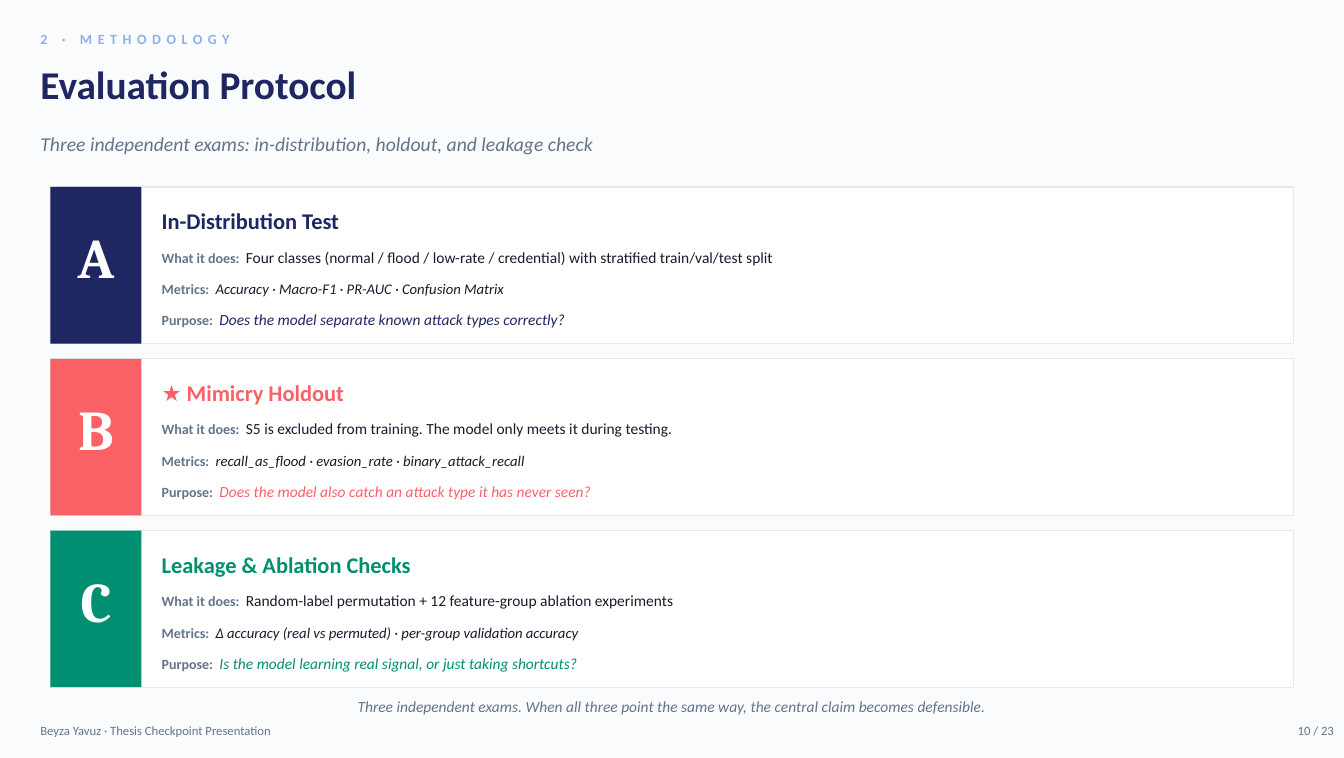
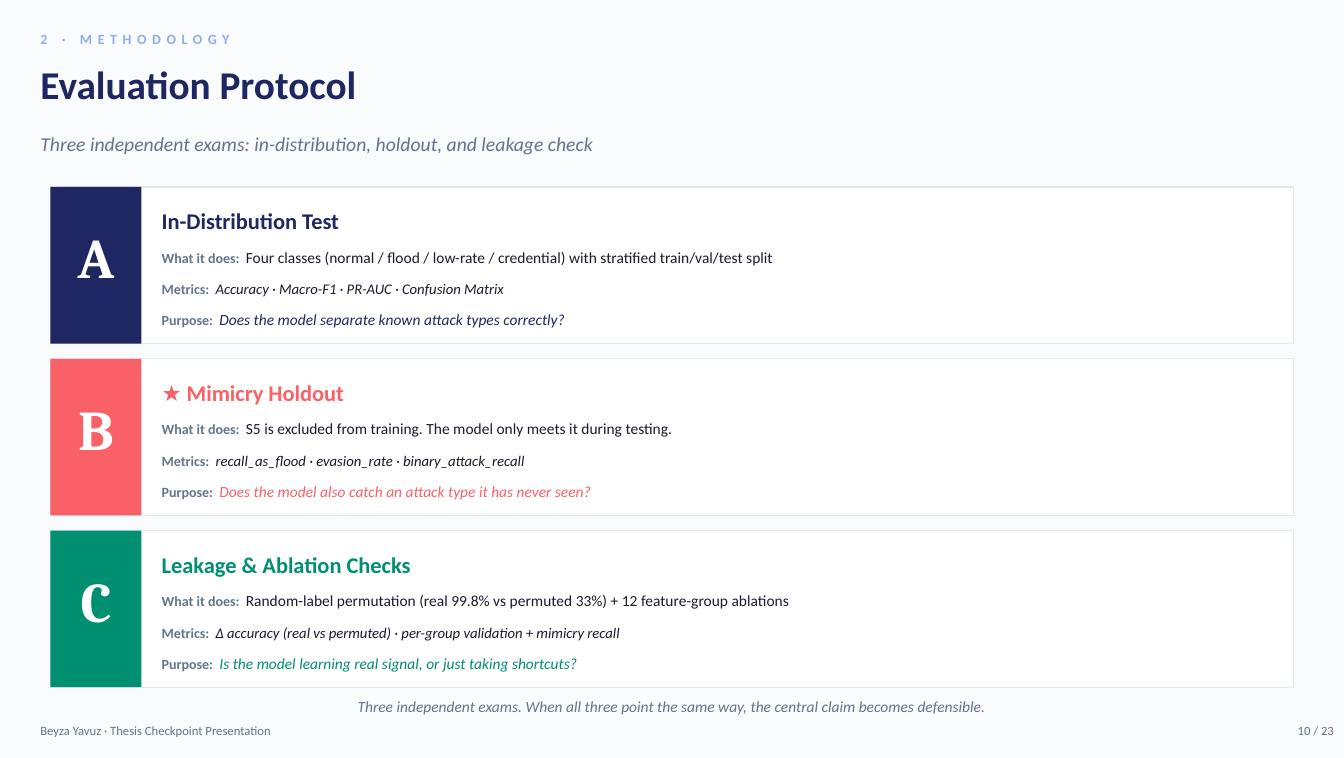
Before and after one commit to beyyzayyavuz/auth-nest-01, a slide deck: slide 10 of Thesis_Checkpoint_Presentation.pptx. Drawn at 1344x758 pixels with LibreOffice and Linux fonts; fonts in the diff are those of the drawing. Boxes give left, top, right and bottom in pixels: in the first picture for what was removed or moved away, otherwise in the second. Text is boxed around its words. In the diff, an @@ line names an element or a change of style, - is before the commit and + after.

```diff
--- a/Thesis_Checkpoint_Presentation.pptx
+++ b/Thesis_Checkpoint_Presentation.pptx
@@ text at (x1=162, y1=595, x2=789, y2=609): text changed @@
-What it does: Random-label permutation + 12 feature-group ablation experiments
+What it does: Random-label permutation (real 99.8% vs permuted 33%) + 12 feature-group ablations
@@ text at (x1=162, y1=627, x2=619, y2=641): text changed @@
-Metrics: Δ accuracy (real vs permuted) · per-group validation accuracy
+Metrics: Δ accuracy (real vs permuted) · per-group validation + mimicry recall
```
Also in this commit, not shown: 17 other slides changed, 1 other file.
